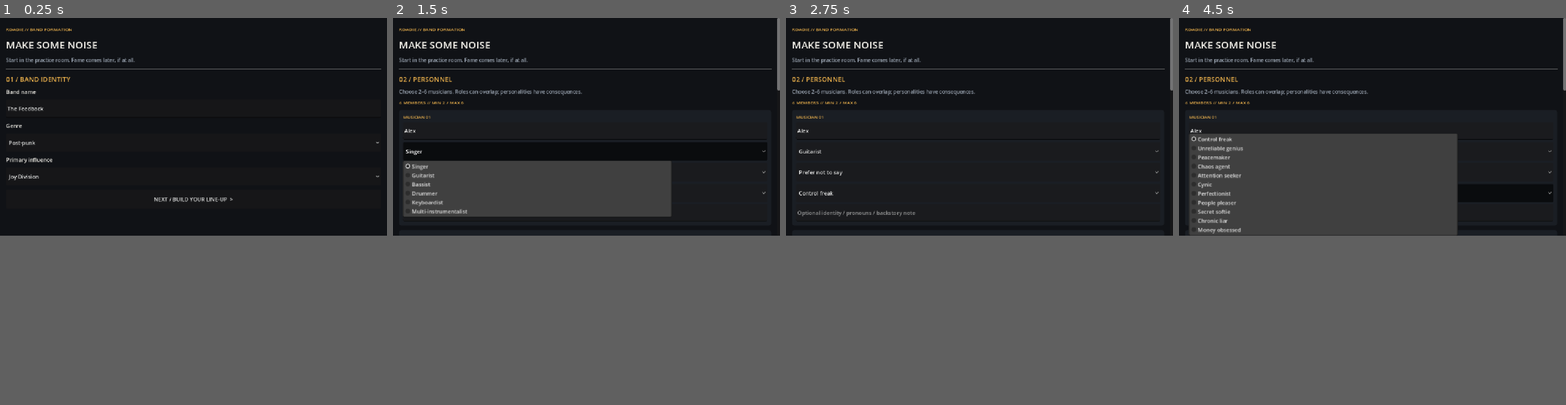
Above: before the commit, frames 1-4 (left to right).
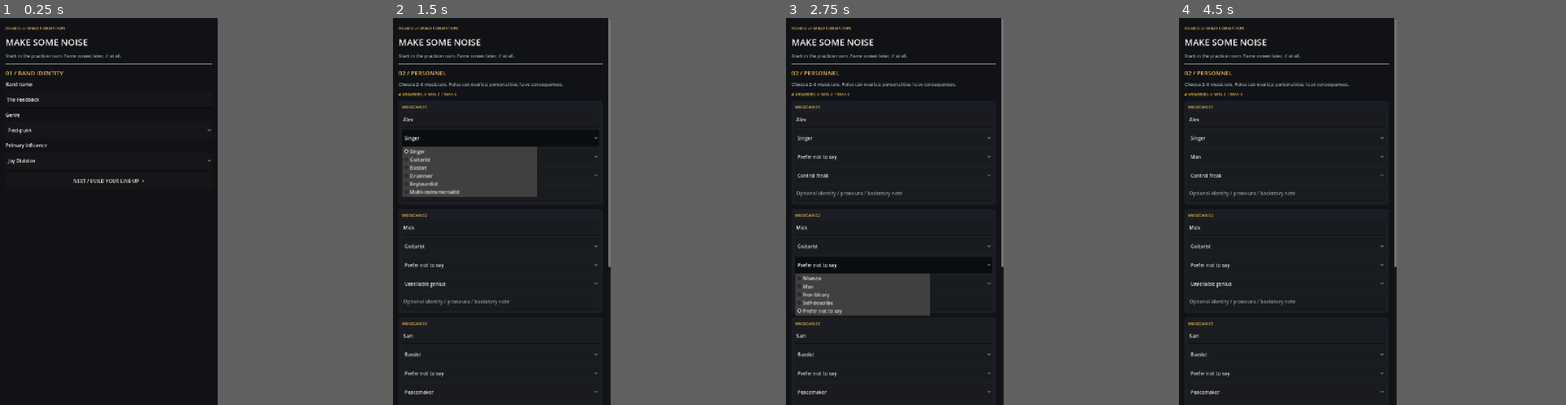
Above: after the commit, the same moments.

Repository: alimuir654-rgb/BandMaster
Game: Godot game, scene res://band_builder.tscn
Two runs of this game, one before a commit and one after it. Both use one fixed random seed, a clock stepped at 60 frames per second and the inputs below.
Inputs:
- Up to frame 1 (0.25 s): no input
- Up to frame 2 (1.5 s): click "NEXT / BUILD YOUR LINE-UP >" at 0.5 s; click "Singer" at 1.25 s
- Up to frame 3 (2.75 s): click "Prefer not to say" at 2 s
- Up to frame 4 (4.5 s): click "Guitarist" at 2.75 s; click "Prefer not to say" at 3.5 s; click "Control freak" at 4.25 s
In our replay, the window is 800x450 before the commit and 450x800 after it. These sizes can differ from the game's own. Grey fills any space a smaller window leaves; there, only what the larger window draws over its background counts as a difference.

The runs differ from the first frame. In frame 1, 2.1% of the frame differs, in the area x 1-99%, y 2-48%; in frame 2, 11%; in frame 3, 7.3%; in frame 4, 21%, in the area x 1-100%, y 0-98%.

Commit message:
feat: portrait mobile reference size and handheld orientation

Diff:
--- a/project.godot
+++ b/project.godot
@@ -17,6 +17,10 @@
 
 [display]
 
+window/size/viewport_width=720
+window/size/viewport_height=1280
+window/handheld/orientation=1
+
 window/stretch/mode="canvas_items"
 window/stretch/aspect="expand"
 
